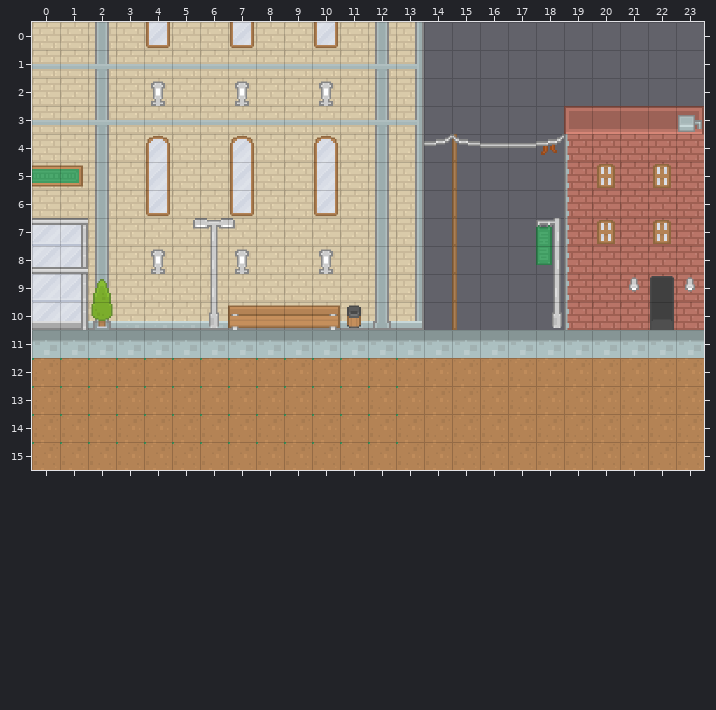
A Tiled map (JSON) gets an edit: Platformer/www/asset/levels/level1.json. This is how it looked before the edit.
Cells are 32x32 px. Shown: x 0..23, y 0..15.
Now the later version:
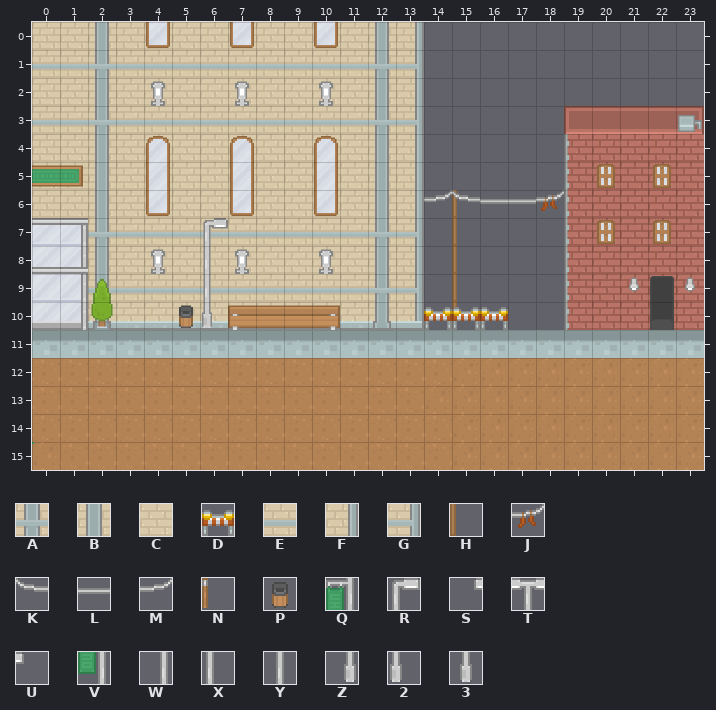
Key: from "spritesheet_combined": A 156, B 158, C 195, D 210, E 232, F 416, G 418, H 428, J 487, K 488, L 489, M 490, N 491, P 497, Q 592, R 594, S 596, T 597, U 598, V 629, W 630, X 631, Y 634, Z 667, 2 668, 3 671.
_ is an empty cell.
What changed:
Layer "bg2":
Tile B gives way to tile A in row 7 at x 2 and 12; in row 9 at x 2 and 12.
Tile C gives way to tile E in row 7 at x 3 to 11; in row 9 at x 3 to 11.
Tile F gives way to tile G in row 7 at x 13; in row 9 at x 13.
The edit erases tile H in row 5 at x 15.
The edit erases tile N in row 4 at x 15.
Layer "cTiles":
The edit adds tile 2 in row 10 at x 6.
The edit adds tile D in row 10 at x 14 to 16.
The edit adds tile P in row 10 at x 5.
The edit adds tile R in row 7 at x 6.
The edit adds tile X in rows 8 to 9 at x 6.
The edit erases tile H in row 4 at x 15.
The edit erases tile J in row 4 at x 18.
Layer "bg1":
The edit adds tile J in row 6 at x 18.
The edit adds tile K in row 6 at x 15.
The edit adds tile L in row 6 at x 16 to 17.
The edit adds tile M in row 6 at x 14.
The edit erases tile 3 in row 10 at x 6.
The edit erases tile K in row 4 at x 15.
The edit erases tile L in row 4 at x 16 to 17.
The edit erases tile M in row 4 at x 14 and 18.
The edit erases tile P in row 10 at x 11.
The edit erases tile Q in row 7 at x 18.
The edit erases tile S in row 7 at x 5.
The edit erases tile T in row 7 at x 6.
The edit erases tile U in row 7 at x 7.
The edit erases tile V in row 8 at x 18.
The edit erases tile W in row 9 at x 18.
The edit erases tile Y in rows 8 to 9 at x 6.
The edit erases tile Z in row 10 at x 18.
Boxes around the changes in both pictures, in picture pixels (x1, y1, x2, y2):
changed: (88, 134, 564, 330)
